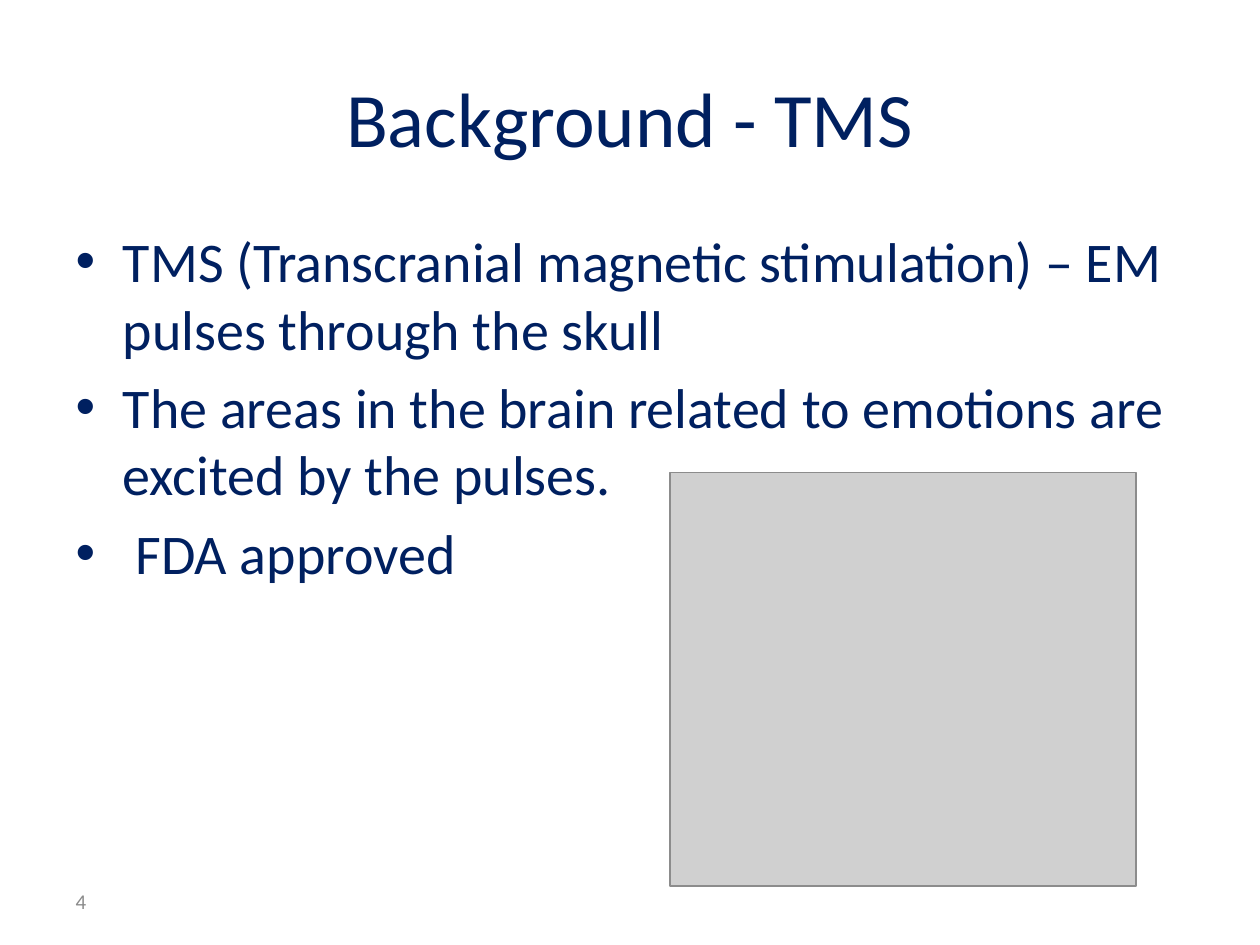
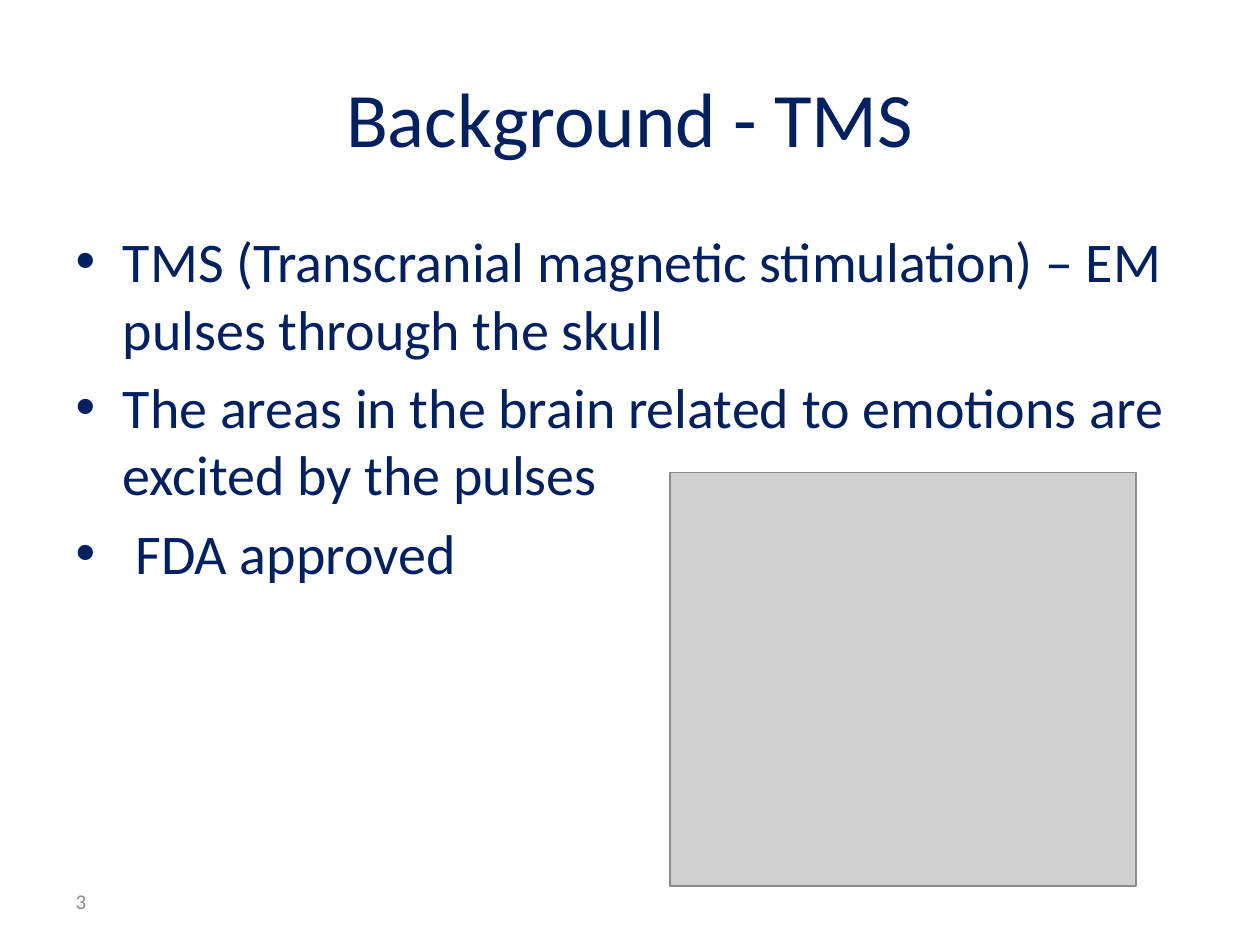
Before and after one commit to reggevlivney/BrainSway, a slide deck: slide 3 of Project_Midterm_Presentation.pptx (slide 4 before the commit). Drawn at 1260x945 pixels with LibreOffice and Linux fonts; fonts in the diff are those of the drawing; grey boxes stand for pictures; background and template pictures are left out. Boxes give left, top, right and bottom in pixels: in the first picture for what was removed or moved away, otherwise in the second. Text is boxed around its words. In the diff, an @@ line names an element or a change of style, - is before the commit and + after.

```diff
--- a/Project_Midterm_Presentation.pptx
+++ b/Project_Midterm_Presentation.pptx
@@ text at <box>123,389,1163,504</box>: text changed @@
-• The areas in the brain related to emotions are excited by the pulses.
+• The areas in the brain related to emotions are excited by the pulses
@@ page number at <box>76,895,87,909</box>: text changed @@
-4
+3
```
Also in this commit, not shown: 13 other slides changed, 2 slides added, 3 slides removed.
